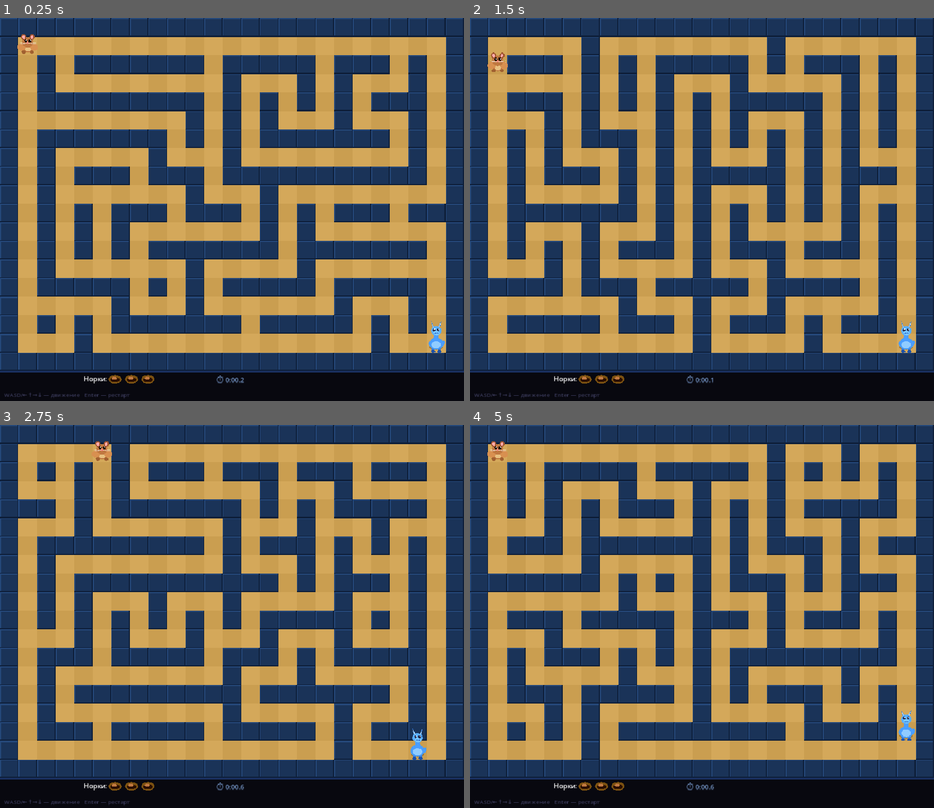
Above: before the commit, frames 1-4 (two rows, left to right).
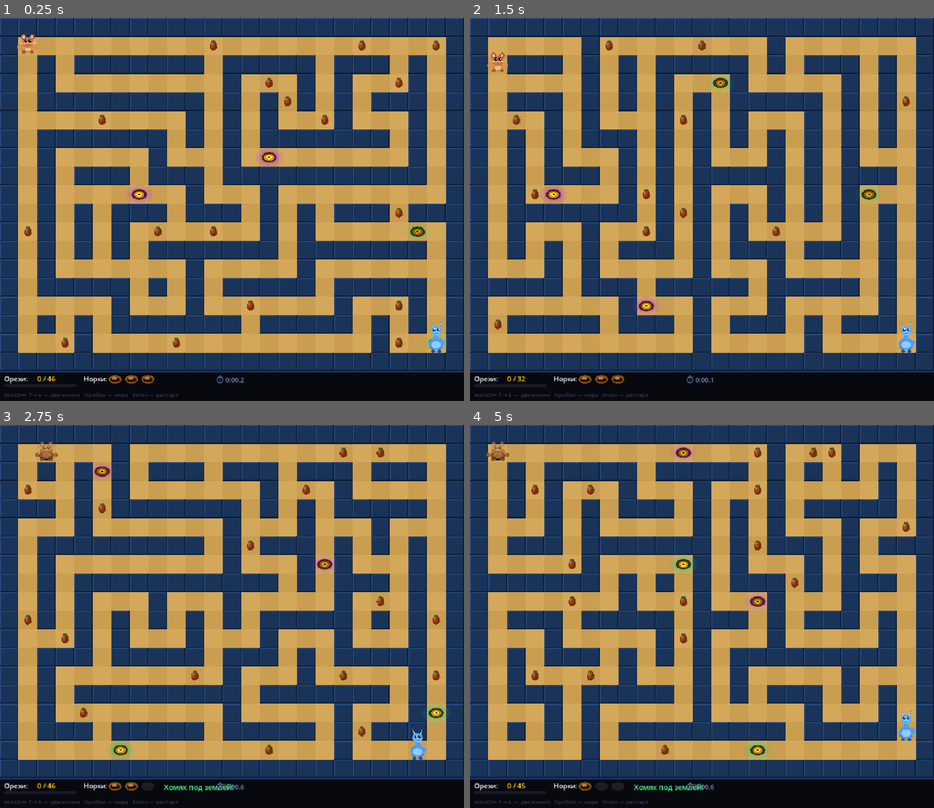
Above: after the commit, the same moments.

Repository: AndriiDiabolus/Diabolus-repository-Godot4-hamster-maze
Game: Godot game, scene res://scenes/Main.tscn
Same seed, same stepped clock (60 frames per second), same inputs: the game is played once before the commit and once after it. Before the commit the project has no main scene; this scene is started directly in both runs.
Inputs:
- Up to frame 1 (0.25 s): no input
- Up to frame 2 (1.5 s): tap Enter at 0.5, 1.35 s; hold D 0.53-1.28 s; tap Space at 0.6, 0.77, 1.07 s; hold S from 1.28 s (still down)
- Up to frame 3 (2.75 s): tap Space at 1.52, 1.55, 1.82, 2.3 s; release S at 2.03 s; hold D from 2.03 s (still down); tap Keypad Enter at 2.1 s
- Up to frame 4 (5 s): release D at 2.78 s; hold W 2.78-3.53 s; tap Space at 2.85, 3.02, 3.32, 3.77, 3.8, 4.07, 4.52, 4.55, 4.82 s; hold A from 3.53 s (still down); tap Enter at 3.6 s; tap Keypad Enter at 4.35 s

The runs differ from the first frame. In frame 1, 1.2% of the frame differs, in the area x 0-97%, y 5-100%; in frame 2, 1.1%; in frame 3, 1.7%, in the area x 0-97%, y 4-100%; in frame 4, 1.7%.

Commit message:
Etap 4: nuts (орехи), burrows (Space), rabbit holes (порталы), win screen
- scripts/rh_manager.gd: 2 pairs of rabbit-hole portals, 60s cooldown,
  rabbit dig animation, port of rhInit/rhUpdate/pickRHPos from HTML
- scripts/main.gd: nut wave system (first 35%, next 40% every 25s),
  Space key burrow toggle (3 uses, push llama on emerge), RHManager
  teleport, win condition (all nuts collected), win overlay with pulse,
  lost overlay renamed, HUD with nut counter + progress bar

Co-Authored-By: Claude Sonnet 4.6 <noreply@anthropic.com>

Diff:
--- a/project.godot
+++ b/project.godot
@@ -1,15 +1,24 @@
 ; Engine configuration file.
 ; It's best edited using the editor UI and not directly,
-; but the file format allows to do so.
+; since the parameters that go here are not all obvious.
+;
+; Format:
+;   [section] ; section goes between []
+;   param=value ; assign values to parameters
 
 config_version=5
+
+[animation]
+
+compatibility/default_parent_skeleton_in_mesh_instance_3d=true
 
 [application]
 
 config/name="Хомяк в Лабиринте"
+run/main_scene="res://scenes/Main.tscn"
+config/features=PackedStringArray("4.6", "Forward Plus")
+config/icon="res://icon.svg"
 config/run/main_scene="res://scenes/Main.tscn"
-config/features=PackedStringArray("4.3", "Forward Plus")
-config/icon="res://icon.svg"
 
 [autoload]
 
@@ -21,7 +30,3 @@
 window/size/viewport_height=742
 window/stretch/mode="canvas_items"
 window/stretch/aspect="expand"
-
-[rendering]
-
-renderer/rendering_method="forward_plus"
--- a/scripts/main.gd
+++ b/scripts/main.gd
@@ -9,9 +9,10 @@
 var _frame: int = 0
 
 # ── Game state ────────────────────────────────────────────────────────
-var _state: String = "play"   # play | lost
+var _state: String = "play"   # play | lost | won
 var _game_start_ms: int = 0
 var _game_time_ms: int = 0
+var _win_anim_t: int = 0
 
 # ── Maze ──────────────────────────────────────────────────────────────
 var _maze: Array = []
@@ -21,6 +22,14 @@
 var _llama: LlamaAI = null
 var _llama2: LlamaAI = null
 var _llama_bonus: int = 0     # speed bonus, +1 every 30s, max 8
+
+# ── Nuts ──────────────────────────────────────────────────────────────
+# Each nut: {x, y, got, visible}
+var _nuts: Array = []
+var _next_wave_ms: int = 0   # absolute ticks when next wave appears
+
+# ── Rabbit holes (portals) ────────────────────────────────────────────
+var _rh: RHManager = null
 
 
 func _ready() -> void:
@@ -35,6 +44,7 @@
 	_frame = 0
 	_move_timer = 0.0
 	_llama_bonus = 0
+	_win_anim_t = 0
 	_game_start_ms = Time.get_ticks_msec()
 	_game_time_ms = 0
 
@@ -45,6 +55,13 @@
 
 	# Red llama spawns after 60s — not yet
 	_llama2 = null
+
+	# Nuts
+	_init_nuts(ls)
+
+	# Rabbit holes
+	_rh = RHManager.new()
+	_rh.init(_maze)
 
 
 func _find_llama_start() -> Vector2i:
@@ -53,6 +70,42 @@
 			if _maze[r][col] == 0:
 				return Vector2i(col, r)
 	return Vector2i(3, 3)
+
+
+# ── Nuts init ─────────────────────────────────────────────────────────
+# Port of init() nuts section — hamster_maze.html lines 511-529
+func _init_nuts(llama_start: Vector2i) -> void:
+	_nuts = []
+	for r in range(1, C.ROWS - 1):
+		for col in range(1, C.COLS - 1):
+			if _maze[r][col] == 0 \
+					and not (col == 1 and r == 1) \
+					and not (col == llama_start.x and r == llama_start.y):
+				if randf() < C.NUT_SPAWN_CHANCE:
+					_nuts.append({"x": col, "y": r, "got": false, "visible": false})
+
+	# Guarantee minimum
+	while _nuts.size() < C.NUT_MIN_COUNT:
+		for r in range(1, C.ROWS - 1):
+			for col in range(1, C.COLS - 1):
+				if _maze[r][col] == 0 and _nuts.size() < 30:
+					var dup := false
+					for n in _nuts:
+						if n.x == col and n.y == r:
+							dup = true
+							break
+					if not dup:
+						_nuts.append({"x": col, "y": r, "got": false, "visible": false})
+
+	# Shuffle
+	_nuts.shuffle()
+
+	# First wave: ~35%
+	var first_wave: int = max(6, int(ceil(_nuts.size() * C.NUT_FIRST_WAVE_PCT)))
+	for i in range(first_wave):
+		_nuts[i].visible = true
+
+	_next_wave_ms = Time.get_ticks_msec() + C.NUT_WAVE_INTERVAL_MS
 
 
 # ── Input ─────────────────────────────────────────────────────────────
@@ -64,6 +117,10 @@
 		return
 	if _state != "play":
 		return
+	match event.keycode:
+		KEY_SPACE:
+			_do_burrow()
+			return
 	var dx: int = 0
 	var dy: int = 0
 	match event.keycode:
@@ -76,12 +133,42 @@
 		_move_timer = 0.0
 
 
+# ── Burrow toggle ─────────────────────────────────────────────────────
+# Port of doBurrow() — hamster_maze.html lines 539-553
+func _do_burrow() -> void:
+	if not _ham.burrowed and _ham.burrows > 0:
+		_ham.burrowed = true
+		_ham.burrows -= 1
+	elif _ham.burrowed:
+		_ham.burrowed = false
+		# Push llama away if she's on the same cell
+		var dirs := [[0,1],[1,0],[0,-1],[-1,0]]
+		for lm in [_llama, _llama2]:
+			if lm and lm.x == _ham.x and lm.y == _ham.y:
+				var esc: Array = []
+				for d in dirs:
+					var nx: int = lm.x + d[0]
+					var ny: int = lm.y + d[1]
+					if nx >= 0 and nx < C.COLS and ny >= 0 and ny < C.ROWS and _maze[ny][nx] == 0:
+						esc.append(d)
+				if esc.size() > 0:
+					var chosen: Array = esc[randi() % esc.size()]
+					lm.x += chosen[0]
+					lm.y += chosen[1]
+
+
 # ── Process ───────────────────────────────────────────────────────────
 func _process(delta: float) -> void:
 	_frame += 1
 
+	if _state == "won":
+		_win_anim_t += 1
+		queue_redraw()
+		return
+
 	if _state == "play":
-		_game_time_ms = Time.get_ticks_msec() - _game_start_ms
+		var now_ms: int = Time.get_ticks_msec()
+		_game_time_ms = now_ms - _game_start_ms
 
 		# Llama speed bonus: +1 every 30s, max 8
 		_llama_bonus = min(C.LLAMA_BONUS_MAX, _game_time_ms / C.LLAMA_BONUS_INTERVAL_MS)
@@ -103,6 +190,15 @@
 			if dx != 0 or dy != 0:
 				_try_move(dx, dy)
 
+		# Rabbit hole teleport
+		var tp := _rh.update(_ham.x, _ham.y, _ham.burrowed, now_ms)
+		if tp != Vector2i(-1, -1):
+			_ham.x = tp.x
+			_ham.y = tp.y
+
+		# Collect nuts
+		_update_nuts(now_ms)
+
 		# Update blue llama
 		if _llama:
 			var caught := _llama.update(_ham.x, _ham.y, _ham.burrowed, _llama_bonus)
@@ -124,6 +220,53 @@
 				_game_time_ms = Time.get_ticks_msec() - _game_start_ms
 
 	queue_redraw()
+
+
+# ── Nuts update ───────────────────────────────────────────────────────
+# Port of nuts section in update() — hamster_maze.html lines 921-948
+func _update_nuts(now_ms: int) -> void:
+	# Collect visible nuts the hamster is standing on
+	for n in _nuts:
+		if not n.got and n.visible and n.x == _ham.x and n.y == _ham.y:
+			n.got = true
+
+	var vis_left: int = 0
+	var hid_left: int = 0
+	for n in _nuts:
+		if not n.got:
+			if n.visible:
+				vis_left += 1
+			else:
+				hid_left += 1
+
+	# Win condition: all nuts collected
+	if vis_left == 0 and hid_left == 0:
+		_state = "won"
+		_game_time_ms = Time.get_ticks_msec() - _game_start_ms
+		_win_anim_t = 0
+		return
+
+	# Trigger next wave immediately if all visible collected
+	if vis_left == 0 and hid_left > 0:
+		_next_wave_ms = 0
+
+	# Wave: reveal next batch every 25s
+	if now_ms >= _next_wave_ms:
+		var hidden: Array = []
+		for n in _nuts:
+			if not n.visible:
+				hidden.append(n)
+		if hidden.size() > 0:
+			var batch_count: int = max(4, int(ceil(hidden.size() * C.NUT_NEXT_WAVE_PCT)))
+			for i in range(min(batch_count, hidden.size())):
+				hidden[i].visible = true
+			# Alert llama toward a random nut in the batch
+			var target: Dictionary = hidden[randi() % min(batch_count, hidden.size())]
+			if _llama and _llama.state == "patrol":
+				_llama.state = "alert"
+				_llama.state_timer = 0
+				_llama.dest = Vector2i(target.x, target.y)
+		_next_wave_ms = now_ms + C.NUT_WAVE_INTERVAL_MS
 
 
 func _try_move(dx: int, dy: int) -> void:
@@ -150,7 +293,22 @@
 	draw_rect(Rect2(0, 0, C.W, C.H + C.HUD), Color("#0d0d1a"))
 	_draw_maze()
 
-	# Rabbit holes placeholder (Etap 4)
+	# Nuts
+	for n in _nuts:
+		if n.visible and not n.got:
+			_draw_nut(n.x, n.y)
+
+	# Rabbit holes and rabbits
+	var now_ms: int = Time.get_ticks_msec()
+	var pairs: Array = _rh.get_pairs()
+	for i in range(pairs.size()):
+		var pair: Dictionary = pairs[i]
+		for h in pair.holes:
+			_draw_rabbit_hole(h.x, h.y, i)
+		# Draw rabbit if hole is cooldown and positions are being dug
+		if pair.holes.is_empty() and not pair.next_pos.is_empty():
+			for h in pair.next_pos:
+				_draw_rabbit(h.x, h.y, pair.open_at, now_ms)
 
 	# Characters
 	_draw_hamster(
@@ -174,7 +332,9 @@
 	_draw_hud()
 
 	if _state == "lost":
-		_draw_overlay()
+		_draw_lost_overlay()
+	elif _state == "won":
+		_draw_win_overlay()
 
 
 func _draw_maze() -> void:
@@ -191,6 +351,74 @@
 			else:
 				var tc: Color = Color("#d4a85a") if (r + col) % 2 == 0 else Color("#ca9e50")
 				draw_rect(Rect2(px, py, C.CELL, C.CELL), tc)
+
+
+# Port of drawNut() — hamster_maze.html lines 1051-1058
+func _draw_nut(x: int, y: int) -> void:
+	var cx: float = x * C.CELL + C.CELL * 0.5
+	var cy: float = y * C.CELL + C.CELL * 0.5
+	_ell(Vector2(cx + 1, cy + 3), 7.0, 5.0, Color(0, 0, 0, 0.3))
+	_ell(Vector2(cx,     cy),     7.0, 9.0, Color("#7a2e0a"), 0.1)
+	_ell(Vector2(cx - 2, cy - 2), 4.0, 6.0, Color("#a04520"), 0.1)
+	_ell(Vector2(cx - 3, cy - 4), 2.0, 3.0, Color(1.0, 0.78, 0.39, 0.35), 0.1)
+	_ell(Vector2(cx,     cy - 8), 4.0, 2.5, Color("#4a6020"))
+
+
+# Port of drawRabbitHole() — hamster_maze.html lines 835-858
+func _draw_rabbit_hole(x: int, y: int, pair_idx: int) -> void:
+	var cx: float = x * C.CELL + C.CELL * 0.5
+	var cy: float = y * C.CELL + C.CELL * 0.5
+	var pulse: float = 0.72 + 0.28 * sin(_frame * 0.1 + pair_idx * PI)
+
+	var styles: Array = RHManager.RH_STYLES
+	var ring_c: Color = styles[pair_idx][0]
+	var glow_c: Color = styles[pair_idx][1]
+
+	# Outer glow layers
+	_ell(Vector2(cx, cy), C.CELL * 0.75, C.CELL * 0.52,
+		Color(glow_c.r, glow_c.g, glow_c.b, 0.13 * pulse))
+	_ell(Vector2(cx, cy), C.CELL * 0.55, C.CELL * 0.38,
+		Color(glow_c.r, glow_c.g, glow_c.b, 0.18 * pulse))
+
+	# Colored ring
+	_ell(Vector2(cx, cy), C.CELL * 0.43, C.CELL * 0.30,
+		Color(ring_c.r, ring_c.g, ring_c.b, 0.65 + 0.35 * pulse))
+
+	# Portal interior: dark edge → golden centre
+	_ell(Vector2(cx, cy), C.CELL * 0.40, C.CELL * 0.27, Color(0.31, 0.12, 0.0, 0.92))
+	_ell(Vector2(cx, cy), C.CELL * 0.28, C.CELL * 0.18, Color(1.0, 0.7, 0.0, 0.80 * pulse))
+	_ell(Vector2(cx, cy), C.CELL * 0.16, C.CELL * 0.10, Color(1.0, 0.94, 0.24, pulse))
+	_ell(Vector2(cx, cy), C.CELL * 0.06, C.CELL * 0.04, Color(0.02, 0.01, 0.0, 0.9))
+
+
+# Port of drawRabbit() — hamster_maze.html lines 860-894
+func _draw_rabbit(x: int, y: int, open_at_ms: int, now_ms: int) -> void:
+	var px: float = x * C.CELL + C.CELL * 0.5
+	var bob: float = sin(_frame * 0.13) * 2.5
+	var py: float = y * C.CELL + C.CELL * 0.5 + bob
+
+	# Shadow
+	_ell(Vector2(px, y * C.CELL + C.CELL - 5.0), 8.0, 3.0, Color(0, 0, 0, 0.2))
+	# Body
+	_ell(Vector2(px, py + 5.0), 9.0, 11.0, Color("#e8e0cc"))
+	# Head
+	_ell(Vector2(px, py - 7.0), 7.0, 6.5, Color("#e8e0cc"))
+	# Ears (outer)
+	_ell(Vector2(px - 4.0, py - 18.0), 2.8, 7.5, Color("#e8e0cc"), -0.15)
+	_ell(Vector2(px + 4.0, py - 18.0), 2.8, 7.5, Color("#e8e0cc"),  0.15)
+	# Ears (inner)
+	_ell(Vector2(px - 4.0, py - 18.0), 1.3, 5.5, Color("#ffb0b8"), -0.15)
+	_ell(Vector2(px + 4.0, py - 18.0), 1.3, 5.5, Color("#ffb0b8"),  0.15)
+	# Eye
+	draw_circle(Vector2(px + 2.5, py - 8.0), 1.6, Color("#cc2244"))
+	# Nose
+	draw_circle(Vector2(px, py - 2.0), 1.1, Color("#ffaaaa"))
+	# Countdown timer
+	if open_at_ms > 0:
+		var secs: int = int(ceil((open_at_ms - now_ms) / 1000.0))
+		var font := ThemeDB.fallback_font
+		draw_string(font, Vector2(px - 10.0, py - 27.0 + bob),
+			"%dс" % secs, HORIZONTAL_ALIGNMENT_LEFT, -1, 11, Color(1.0, 0.92, 0.31, 0.95))
 
 
 # Transliterated from drawHamster() — hamster_maze.html lines 1061-1116
@@ -229,7 +457,6 @@
 
 # Transliterated from drawLlama() — hamster_maze.html lines 1140-1180
 func _draw_llama(cx: float, cy: float, s: String, is_red: bool) -> void:
-	# Palette
 	var body  := Color("#4a9eff") if not is_red else Color("#ff4a4a")
 	var dark  := Color("#3880dd") if not is_red else Color("#cc2020")
 	var light := Color("#90ccff") if not is_red else Color("#ff9999")
@@ -239,7 +466,6 @@
 	var hoof  := Color("#1a50aa") if not is_red else Color("#991010")
 	var nostr := Color("#2060cc") if not is_red else Color("#cc1010")
 
-	# State aura
 	if s != "patrol":
 		var ac: Color
 		match s:
@@ -250,30 +476,21 @@
 		ac.a = 0.38 * pulse
 		_ell(Vector2(cx, cy + 5), 22, 14, ac)
 
-	# Shadow
 	_ell(Vector2(cx, cy + 8), 13, 5, Color(0, 0, 0, 0.25))
-	# Legs
 	draw_rect(Rect2(cx - 9, cy + 3, 6, 13), dark)
 	draw_rect(Rect2(cx + 3, cy + 3, 6, 13), dark)
-	# Hooves
 	_ell(Vector2(cx - 6, cy + 16), 4, 2.5, hoof)
 	_ell(Vector2(cx + 6, cy + 16), 4, 2.5, hoof)
-	# Body
 	_ell(Vector2(cx, cy + 1), 14, 11, body)
 	_ell(Vector2(cx, cy + 3),  9,  7, light)
-	# Tail
 	_ell(Vector2(cx + 13, cy), 4, 6, body, 0.4)
-	# Neck
 	var neck_pts := PackedVector2Array([
 		Vector2(cx - 5, cy - 7), Vector2(cx + 5, cy - 7),
 		Vector2(cx + 4, cy - 20), Vector2(cx - 4, cy - 20)
 	])
 	draw_colored_polygon(neck_pts, body)
-	# Head
 	_ell(Vector2(cx, cy - 24), 10, 9, head)
-	# Snout
 	_ell(Vector2(cx + 1, cy - 20), 6, 4, snout, 0.15)
-	# Ears
 	var ear_l := PackedVector2Array([Vector2(cx-7,cy-30),Vector2(cx-10,cy-43),Vector2(cx-3,cy-30)])
 	var ear_r := PackedVector2Array([Vector2(cx+3,cy-30),Vector2(cx+10,cy-43),Vector2(cx+7,cy-30)])
 	draw_colored_polygon(ear_l, dark)
@@ -282,16 +499,12 @@
 	var ear_ri := PackedVector2Array([Vector2(cx+4,cy-31),Vector2(cx+9,cy-40),Vector2(cx+6.5,cy-31)])
 	draw_colored_polygon(ear_li, ear_in)
 	draw_colored_polygon(ear_ri, ear_in)
-	# Eyes
 	draw_circle(Vector2(cx - 4, cy - 26), 2.5, Color("#1a1a3a"))
 	draw_circle(Vector2(cx + 4, cy - 26), 2.5, Color("#1a1a3a"))
 	draw_circle(Vector2(cx - 3, cy - 27), 1.0, Color("white"))
 	draw_circle(Vector2(cx + 5, cy - 27), 1.0, Color("white"))
-	# Nostrils
 	_ell(Vector2(cx - 1, cy - 19), 1.5, 1.0, nostr)
 	_ell(Vector2(cx + 3, cy - 19), 1.5, 1.0, nostr)
-
-	# State bubble
 	_draw_llama_bubble(cx, cy, s)
 
 
@@ -321,6 +534,24 @@
 	draw_rect(Rect2(0, Y, C.W, C.HUD), Color("#08080f"))
 	draw_rect(Rect2(0, Y, C.W, 2),     Color("#1a3060"))
 
+	# Nut counter
+	var total_nuts: int = _nuts.size()
+	var collected: int = 0
+	var vis_not_got: int = 0
+	for n in _nuts:
+		if n.got:
+			collected += 1
+		elif n.visible:
+			vis_not_got += 1
+	draw_string(font, Vector2(8, Y + 20), "Орехи:", HORIZONTAL_ALIGNMENT_LEFT, -1, 13, Color("white"))
+	draw_string(font, Vector2(72, Y + 20), "%d / %d" % [collected, total_nuts],
+		HORIZONTAL_ALIGNMENT_LEFT, -1, 13, Color("#ffd700"))
+	# Mini progress bar
+	var bar_w: float = 140.0
+	draw_rect(Rect2(8, Y + 25, bar_w, 6), Color("#1a1a2a"))
+	if total_nuts > 0:
+		draw_rect(Rect2(8, Y + 25, bar_w * collected / total_nuts, 6), Color("#ffd700"))
+
 	# Burrows
 	draw_string(font, Vector2(162, Y + 20), "Норки:", HORIZONTAL_ALIGNMENT_LEFT, -1, 13, Color("white"))
 	for i in range(3):
@@ -333,11 +564,10 @@
 		else:
 			_ell(Vector2(bx, by + 11), 13, 8, Color("#1e1e1e"))
 
-	# Burrowed status
+	# Burrowed status / llama state
 	if _ham.burrowed:
 		draw_string(font, Vector2(318, Y + 23), "Хомяк под землёй!", HORIZONTAL_ALIGNMENT_LEFT, -1, 14, Color("#44ff88"))
 	else:
-		# Llama state
 		if _llama and _llama.state != "patrol":
 			var info := {"alert": ["Лама: слышит шаги!", Color("#ffcc00")],
 						 "chase": ["Лама: ПОГОНЯ!",      Color("#ff4040")],
@@ -347,8 +577,7 @@
 				draw_string(font, Vector2(318, Y + 28), d[0], HORIZONTAL_ALIGNMENT_LEFT, -1, 14, d[1])
 
 	# Timer
-	var elapsed := _game_time_ms if _state == "play" else _game_time_ms
-	draw_string(font, Vector2(C.W * 0.5 - 30, Y + 22), "⏱ %s" % _fmt_time(elapsed),
+	draw_string(font, Vector2(C.W * 0.5 - 30, Y + 22), "⏱ %s" % _fmt_time(_game_time_ms),
 		HORIZONTAL_ALIGNMENT_LEFT, -1, 13, Color("#7799cc"))
 
 	# Llama speed indicator
@@ -359,19 +588,37 @@
 
 	# Controls hint
 	draw_string(font, Vector2(8, Y + C.HUD - 8),
-		"WASD/←↑→↓ — движение   Enter — рестарт",
+		"WASD/←↑→↓ — движение   Пробел — нора   Enter — рестарт",
 		HORIZONTAL_ALIGNMENT_LEFT, -1, 11, Color("#3a3a5a"))
 
 
-func _draw_overlay() -> void:
+func _draw_lost_overlay() -> void:
 	draw_rect(Rect2(0, 0, C.W, C.H + C.HUD), Color(0, 0, 0, 0.78))
 	var font := ThemeDB.fallback_font
 	var cx: float = C.W * 0.5
 	var cy: float = C.H * 0.5
 	draw_rect(Rect2(cx - 230, cy - 100, 460, 200), Color("#501a1a"))
-	draw_string(font, Vector2(cx - 60, cy - 10), "💀 КОНЕЦ",   HORIZONTAL_ALIGNMENT_LEFT, -1, 44, Color("white"))
+	draw_string(font, Vector2(cx - 60, cy - 10), "КОНЕЦ",   HORIZONTAL_ALIGNMENT_LEFT, -1, 44, Color("white"))
 	draw_string(font, Vector2(cx - 120, cy + 40), "Лама поймала хомяка!", HORIZONTAL_ALIGNMENT_LEFT, -1, 22, Color(1,1,1,0.85))
 	draw_string(font, Vector2(cx - 130, cy + 80), "Enter — играть снова", HORIZONTAL_ALIGNMENT_LEFT, -1, 15, Color(1,1,1,0.45))
+
+
+func _draw_win_overlay() -> void:
+	draw_rect(Rect2(0, 0, C.W, C.H + C.HUD), Color(0, 0, 0, 0.78))
+	var font := ThemeDB.fallback_font
+	var cx: float = C.W * 0.5
+	var cy: float = C.H * 0.5
+	var pulse: float = 1.0 + 0.06 * sin(_win_anim_t * 0.05)
+	var bw: float = 460.0 * pulse
+	draw_rect(Rect2(cx - bw * 0.5, cy - 110, bw, 230), Color("#0d2a0d"))
+	draw_rect(Rect2(cx - bw * 0.5, cy - 110, bw, 230), Color("#ffd700"), false, 3.0)
+	draw_string(font, Vector2(cx - 95, cy - 25), "ПОБЕДА!", HORIZONTAL_ALIGNMENT_LEFT, -1, 54, Color("#ffd700"))
+	draw_string(font, Vector2(cx - 150, cy + 38), "Все орехи собраны!", HORIZONTAL_ALIGNMENT_LEFT, -1, 22, Color(1,1,1,0.9))
+	var total := _nuts.size()
+	draw_string(font, Vector2(cx - 115, cy + 72),
+		"Орехов: %d/%d   Время: %s" % [total, total, _fmt_time(_game_time_ms)],
+		HORIZONTAL_ALIGNMENT_LEFT, -1, 16, Color("#c8e878"))
+	draw_string(font, Vector2(cx - 100, cy + 108), "Enter — играть снова", HORIZONTAL_ALIGNMENT_LEFT, -1, 15, Color(1,1,1,0.5))
 
 
 # ── Helpers ───────────────────────────────────────────────────────────
--- /dev/null
+++ b/scripts/rh_manager.gd
@@ -0,0 +1,109 @@
+class_name RHManager
+extends RefCounted
+
+# Port of rhInit/rhUpdate/pickRHPos from hamster_maze.html lines 782-833
+# Manages 2 pairs of rabbit-hole portals.
+
+# Visual styles per pair: [ring color, glow color]
+const RH_STYLES: Array = [
+	[Color(0.71, 0.24, 1.0), Color(0.63, 0.16, 1.0)],   # pair 0 — purple
+	[Color(0.0,  0.86, 0.55), Color(0.0, 0.78, 0.47)],   # pair 1 — emerald
+]
+
+var _pairs: Array = []   # Array of Dictionaries
+var _maze: Array = []
+
+
+func init(maze: Array) -> void:
+	_maze = maze
+	var p0 := _pick_rh_pos([Vector2i(1, 1)])
+	var excl1: Array = [Vector2i(1, 1)] + p0
+	var p1 := _pick_rh_pos(excl1)
+	_pairs = [
+		{"holes": p0, "next_pos": [], "open_at": 0, "rabbit_at": 0},
+		{"holes": p1, "next_pos": [], "open_at": 0, "rabbit_at": 0},
+	]
+
+
+# Returns teleport destination Vector2i if hamster stepped on a hole.
+# Returns Vector2i(-1,-1) otherwise.
+func update(ham_x: int, ham_y: int, ham_burrowed: bool, now_ms: int) -> Vector2i:
+	for pair in _pairs:
+		# Re-open hole when cooldown expires
+		if pair.holes.is_empty() and pair.open_at > 0 and now_ms >= pair.open_at:
+			pair.holes = pair.next_pos
+			pair.next_pos = []
+			pair.open_at  = 0
+			pair.rabbit_at = 0
+
+		# Pick new positions when rabbit should start digging
+		if pair.holes.is_empty() and pair.open_at > 0 \
+				and pair.next_pos.is_empty() and now_ms >= pair.rabbit_at:
+			var taken: Array = [Vector2i(1, 1)]
+			for p2 in _pairs:
+				for h in p2.holes:
+					taken.append(h)
+				for h in p2.next_pos:
+					taken.append(h)
+			pair.next_pos = _pick_rh_pos(taken)
+
+		if pair.holes.is_empty() or ham_burrowed:
+			continue
+
+		# Check if hamster is on either hole
+		var idx: int = -1
+		for i in range(pair.holes.size()):
+			var h: Vector2i = pair.holes[i]
+			if h.x == ham_x and h.y == ham_y:
+				idx = i
+				break
+
+		if idx == -1:
+			continue
+
+		# Teleport hamster to the other hole
+		var dest: Vector2i = pair.holes[1 - idx]
+		pair.holes    = []
+		pair.next_pos = []
+		pair.open_at   = now_ms + C.RH_COOLDOWN_MS
+		pair.rabbit_at = now_ms + C.RH_COOLDOWN_MS - C.RH_DIG_MS
+		return dest
+
+	return Vector2i(-1, -1)
+
+
+# Accessors for drawing
+func get_pairs() -> Array:
+	return _pairs
+
+
+# Pick two free cells far from all exclusion cells
+func _pick_rh_pos(exclude: Array) -> Array:
+	var a := _find_far_cell(exclude, Vector2i(-1, -1), 0)
+	var excl_b: Array = exclude + [a]
+	var b := _find_far_cell(excl_b, a, 7)
+	return [a, b]
+
+
+func _find_far_cell(exclude: Array, other: Vector2i, min_dist_other: int) -> Vector2i:
+	for _i in range(300):
+		var px: int = 1 + randi() % (C.COLS - 2)
+		var py: int = 1 + randi() % (C.ROWS - 2)
+		if _maze[py][px] != 0:
+			continue
+		var p := Vector2i(px, py)
+		if p == Vector2i(1, 1):
+			continue
+		# Must be far from all exclusions
+		var ok: bool = true
+		for e in exclude:
+			if abs(e.x - px) + abs(e.y - py) < 5:
+				ok = false
+				break
+		if not ok:
+			continue
+		# Must be far enough from the other anchor
+		if other != Vector2i(-1, -1) and abs(other.x - px) + abs(other.y - py) < min_dist_other:
+			continue
+		return p
+	return Vector2i(3, 3)
Not shown, changed: CLAUDE.md
